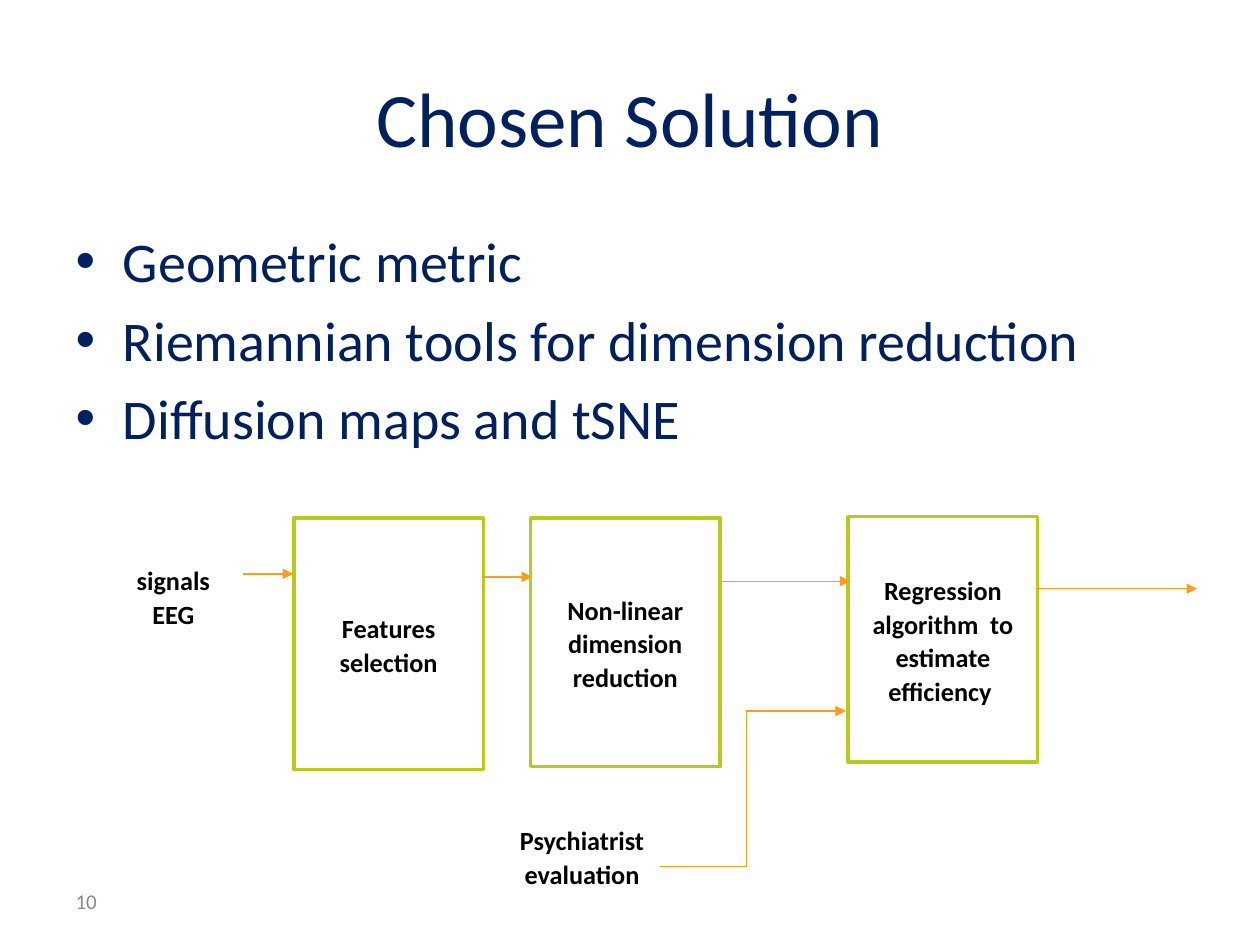
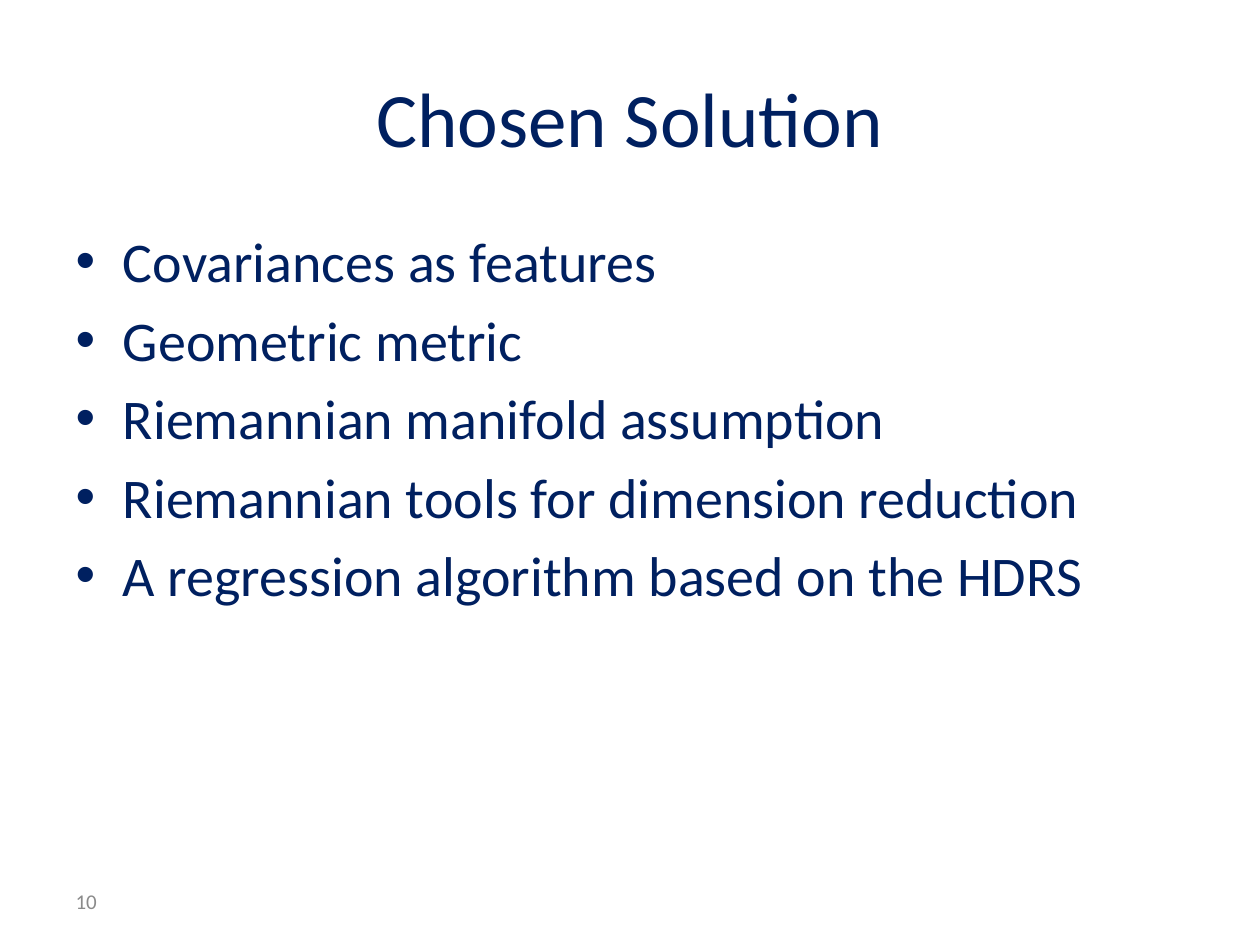
Before and after one commit to reggevlivney/BrainSway, a slide deck: slide 10 of Project_Midterm_Presentation.pptx. Drawn at 1260x945 pixels with LibreOffice and Linux fonts; fonts in the diff are those of the drawing; background and template pictures are left out. Boxes give left, top, right and bottom in pixels: in the first picture for what was removed or moved away, otherwise in the second. Text is boxed around its words. In the diff, an @@ line names an element or a change of style, - is before the commit and + after.

```diff
--- a/Project_Midterm_Presentation.pptx
+++ b/Project_Midterm_Presentation.pptx
@@ text at <box>123,243,656,283</box>: paragraph added @@
+• Covariances as features
@@ text at <box>123,400,884,448</box>: paragraph added @@
+• Riemannian manifold assumption
@@ text at <box>123,557,1082,606</box>: text changed @@
-• Diffusion maps and tSNE
+• A regression algorithm based on the HDRS
@@ group removed at <box>137,517,1197,885</box>: 4 arrows, 3 rectangles, 2 texts, 1 elbow arrow @@
-Features selection
-Non-linear dimension reduction
-Regression algorithm to estimate efficiency
-signals EEG
-Psychiatrist evaluation
```
Also in this commit, not shown: 13 other slides changed, 2 slides added, 3 slides removed.
